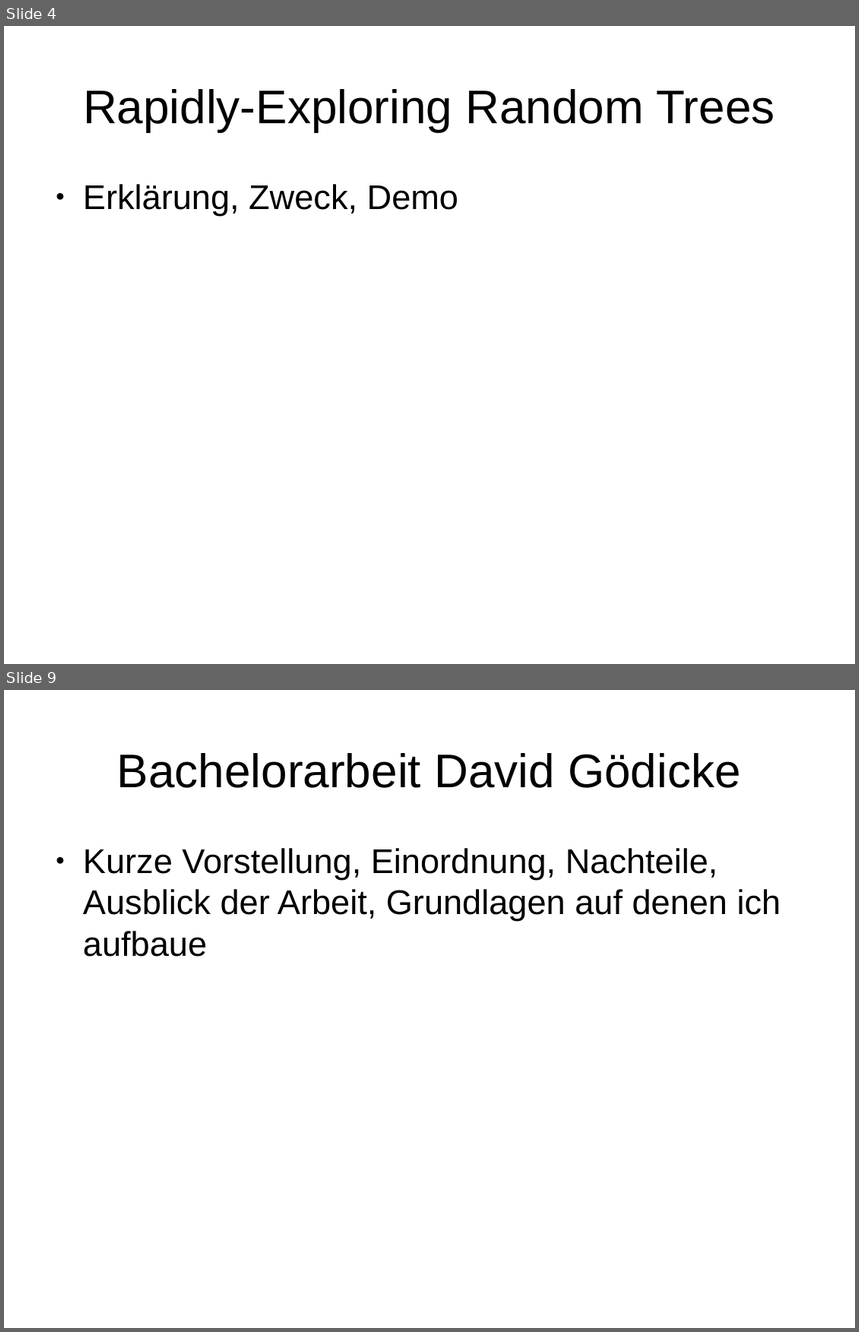
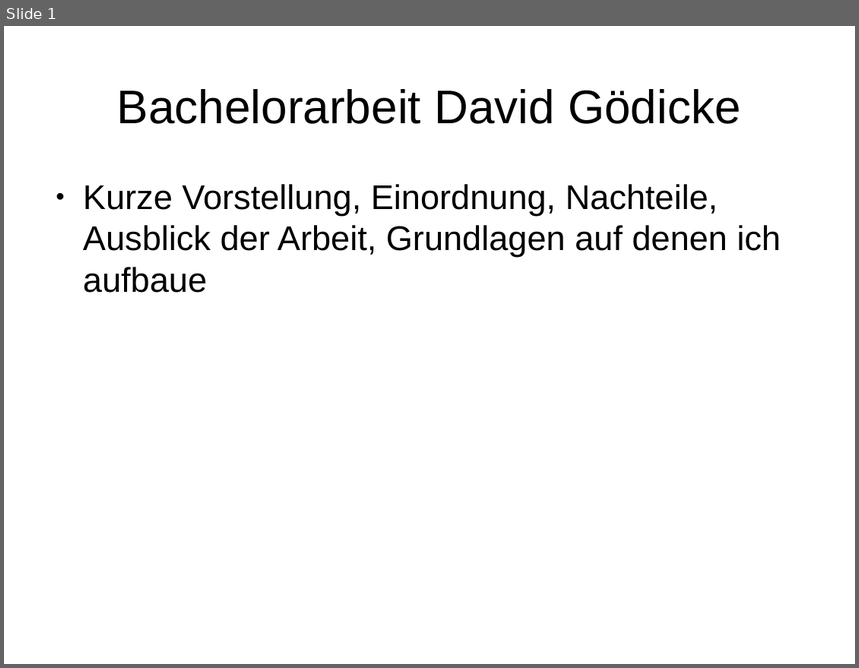
Before and after one commit to bernd96/Bachelorarbeit, a slide deck: Verteidigung/RRT_STAR_Presentation2.odp. Shown one above the other, each under a label of ours: slides 4 and 9 before the commit, slide 1 after it; the slides between them are not shown. The pictures are 859x1332 and 859x668 pixels, drawn with LibreOffice and Linux fonts; fonts in the diff are those of the drawing. Boxes give left, top, right and bottom in pixels: in the first picture for what was removed or moved away, otherwise in the second. Text is boxed around its words. In the diff, an @@ line names an element or a change of style, - is before the commit and + after.

```diff
--- a/Verteidigung/RRT_STAR_Presentation2.odp
+++ b/Verteidigung/RRT_STAR_Presentation2.odp
@@ slide 4 removed at (4,26,855,664), background #FFFFFF @@
@@ title removed at (83,89,775,132) @@
-Rapidly-Exploring Random Trees
@@ text removed at (83,184,458,216) @@
-● Erklärung, Zweck, Demo
@@ what was slide 9 is now slide 1 @@
```
Also in this commit, not shown: 17 other slides removed, 24 other files.
